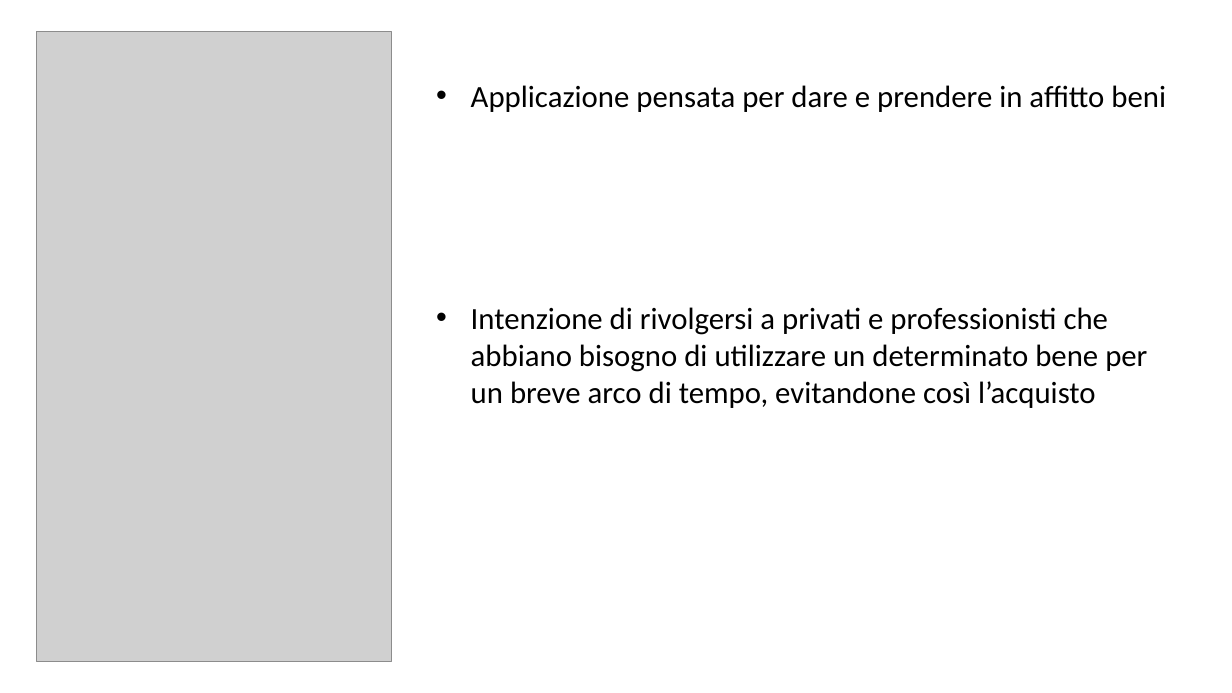
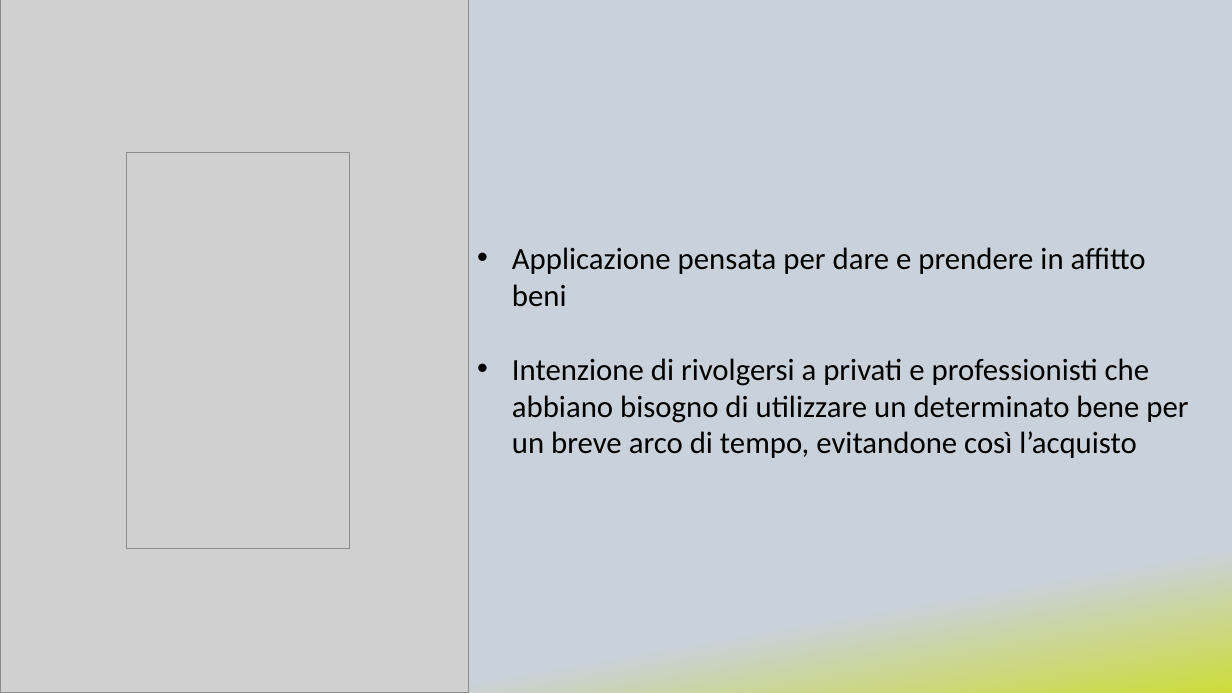
Before and after one commit to Dr-Dd/RentIT, a slide deck: slide 2 of mockup/presentazione.pptx. Drawn at 1232x693 pixels with LibreOffice and Linux fonts; fonts in the diff are those of the drawing; grey boxes stand for pictures. Boxes give left, top, right and bottom in pixels: in the first picture for what was removed or moved away, otherwise in the second. Text is boxed around its words. In the diff, an @@ line names an element or a change of style, - is before the commit and + after.

```diff
--- a/mockup/presentazione.pptx
+++ b/mockup/presentazione.pptx
@@ background #FFFFFF to gradient #C9D1DB to #CDDC39 @@
@@ picture added at box(0, 0, 469, 693) @@
@@ picture: place and size @@
-picture at box(37, 31, 392, 662)
+picture at box(127, 152, 349, 548)
@@ text "Applicazione pensata per dare e ..." rewrapped from box(471, 85, 1166, 408) to box(512, 247, 1188, 458) @@
```
Also in this commit, not shown: 4 slides added, 4 slides removed, 5 other files.
